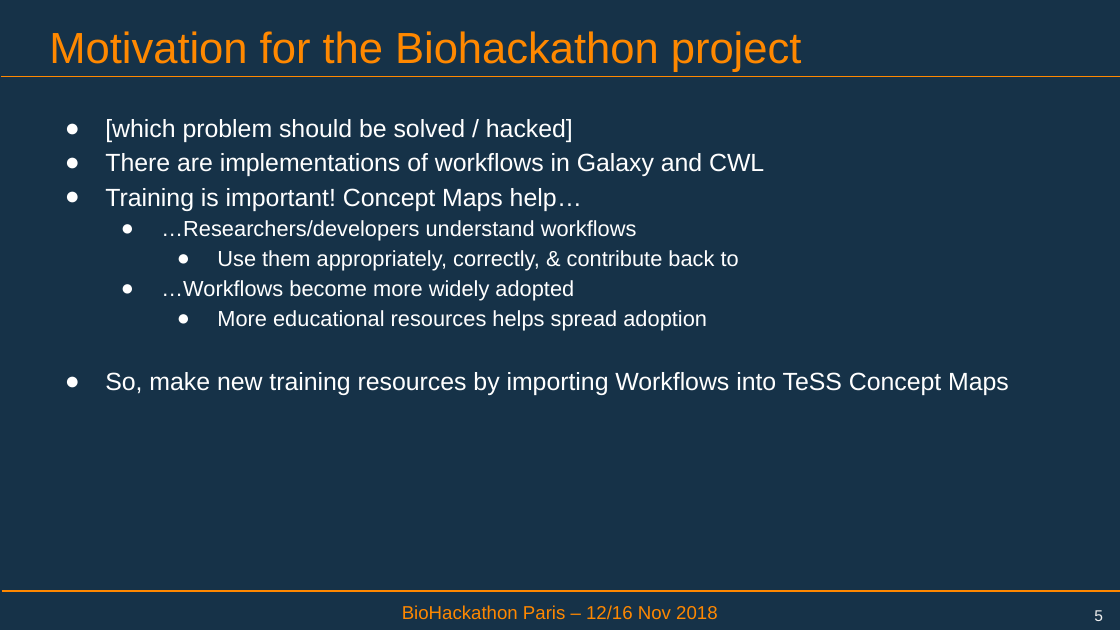
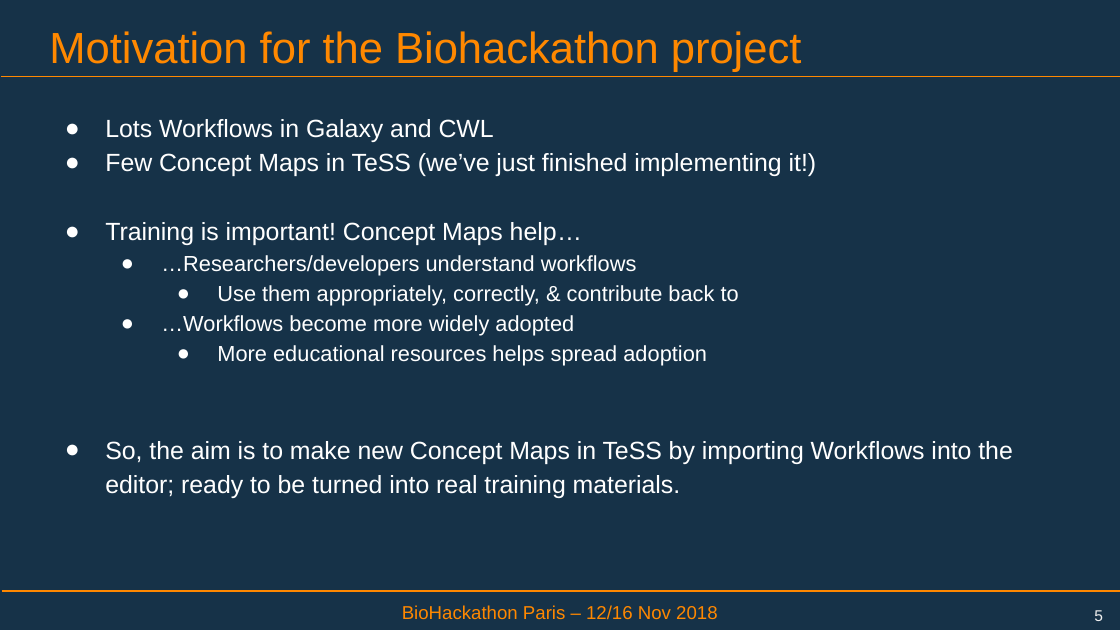
Before and after one commit to elixir-europe/BioHackathon, a slide deck: slide 5 of tools/Import workflows into TeSS Concept Maps/Biohackathon-TeSS-ConceptMaps.pptx. Drawn at 1120x630 pixels with LibreOffice and Linux fonts; fonts in the diff are those of the drawing; background and template pictures are left out. Boxes give left, top, right and bottom in pixels: in the first picture for what was removed or moved away, otherwise in the second. Text is boxed around its words. In the diff, an @@ line names an element or a change of style, - is before the commit and + after.

Commit message:
Added some clearer milestones to Concept Maps presentation

```diff
--- a/tools/Import workflows into TeSS Concept Maps/Biohackathon-TeSS-ConceptMaps.pptx
+++ b/tools/Import workflows into TeSS Concept Maps/Biohackathon-TeSS-ConceptMaps.pptx
@@ text at bbox=[105, 119, 817, 176]: text changed @@
-● [which problem should be solved / hacked]
-● There are implementations of workflows in Galaxy and CWL
+● Lots Workflows in Galaxy and CWL
+● Few Concept Maps in TeSS (we’ve just finished implementing it!)
@@ text at bbox=[105, 441, 1012, 498]: text changed @@
-● So, make new training resources by importing Workflows into TeSS Concept Maps
+● So, the aim is to make new Concept Maps in TeSS by importing Workflows into the editor; ready to be turned into real training materials.
```
Also in this commit, not shown: 5 other slides changed.
